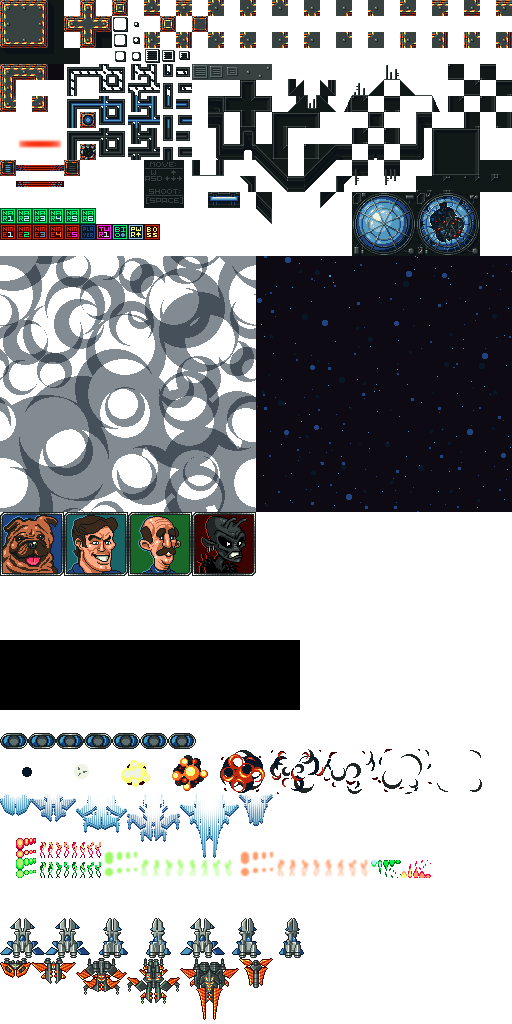
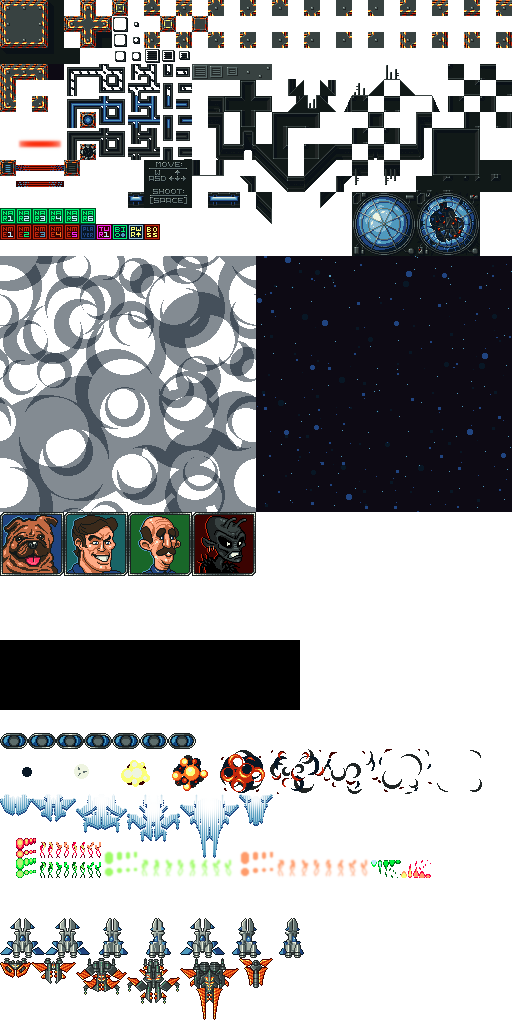
Layer changes from the first (512, 1024) image to the second:
removed layer "Layer 13" over <box>145,162,183,204</box>
removed layer "Layer 15" over <box>145,163,183,205</box>
removed layer "Layer 14" over <box>145,162,184,205</box>
painted on "ORIGINAL 2" over <box>128,159,192,208</box>
